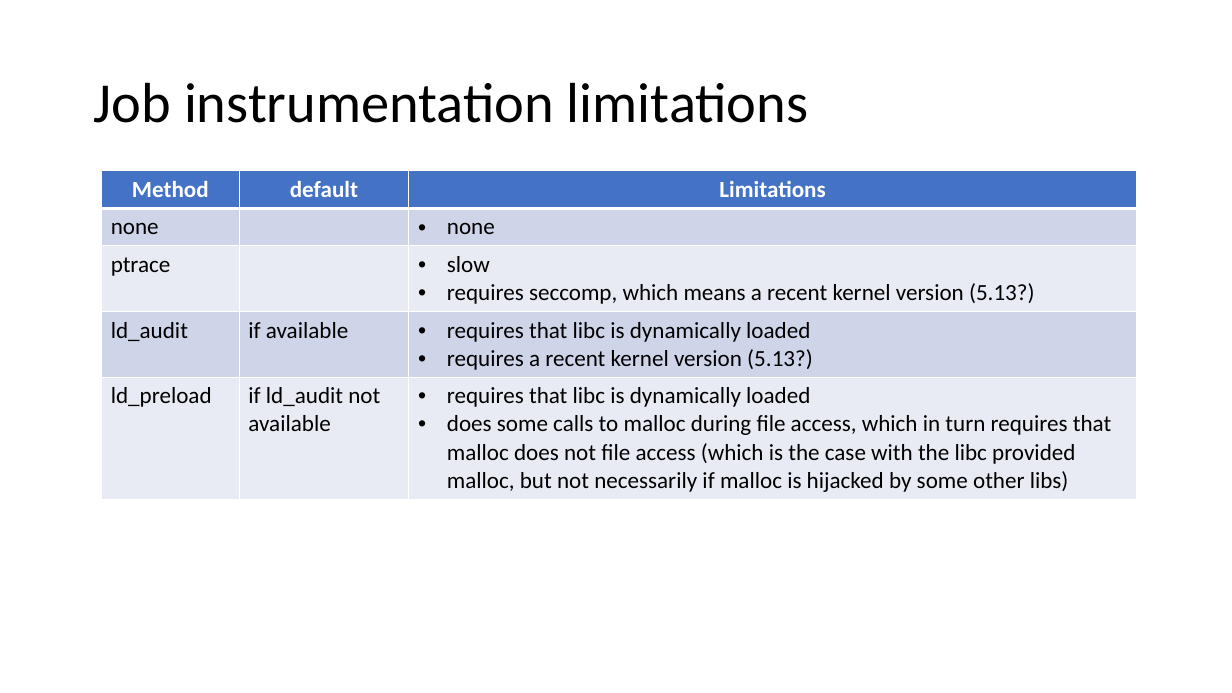
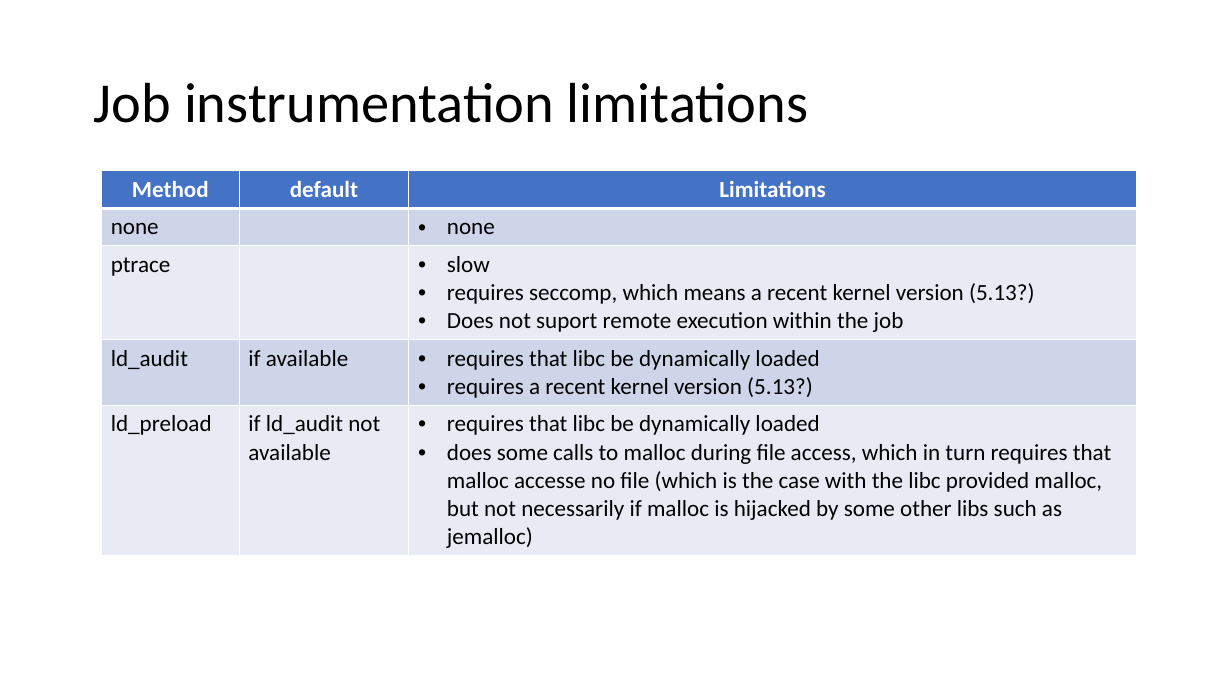
Before and after one commit to cesar-douady/open-lmake, a slide deck: slide 15 of doc/lmake_doc.pptx. Drawn at 1232x693 pixels with LibreOffice and Linux fonts; fonts in the diff are those of the drawing. Boxes give left, top, right and bottom in pixels: in the first picture for what was removed or moved away, otherwise in the second. Text is boxed around its words. In the diff, an @@ line names an element or a change of style, - is before the commit and + after.

```diff
--- a/doc/lmake_doc.pptx
+++ b/doc/lmake_doc.pptx
@@ table at (x1=102, y1=171, x2=1138, y2=552) @@
-row 3, column 3: slow / requires seccomp, which means a recent kernel version (5.13?)
+row 3, column 3: slow / requires seccomp, which means a recent kernel version (5.13?) / Does not suport remote execution within the job
-row 4, column 3: requires that libc is dynamically loaded / requires a recent kernel version (5.13?)
+row 4, column 3: requires that libc be dynamically loaded / requires a recent kernel version (5.13?)
-row 5, column 3: requires that libc is dynamically loaded / does some calls to malloc during file access, which in turn requires that malloc does not file access (which is the case with the libc provided malloc, but not necessarily if malloc is hijacked by some other libs)
+row 5, column 3: requires that libc be dynamically loaded / does some calls to malloc during file access, which in turn requires that malloc accesse no file (which is the case with the libc provided malloc, but not necessarily if malloc is hijacked by some other libs such as jemalloc)
```
Also in this commit, not shown: 16 other slides changed, 5 slides removed, 5 other files.
